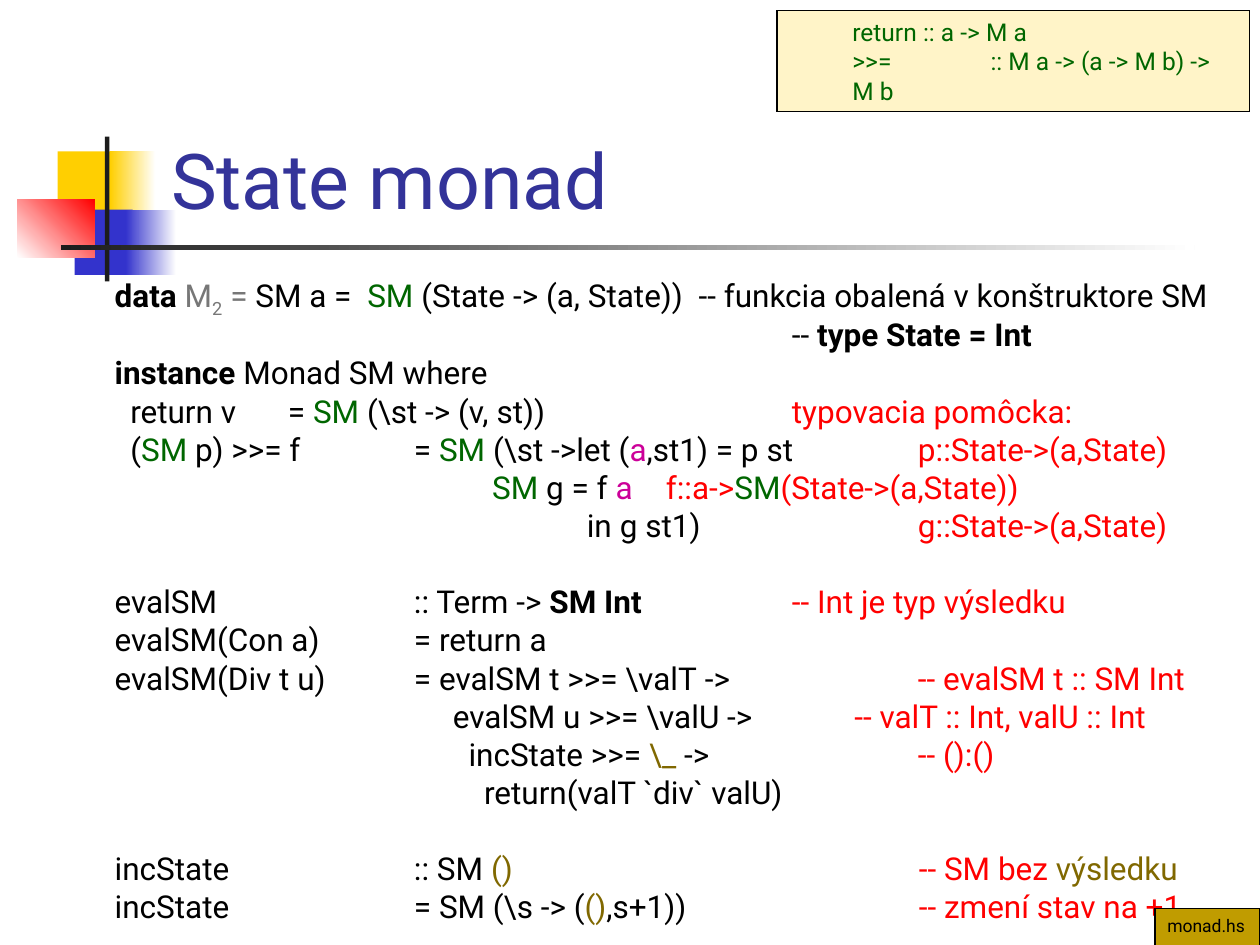
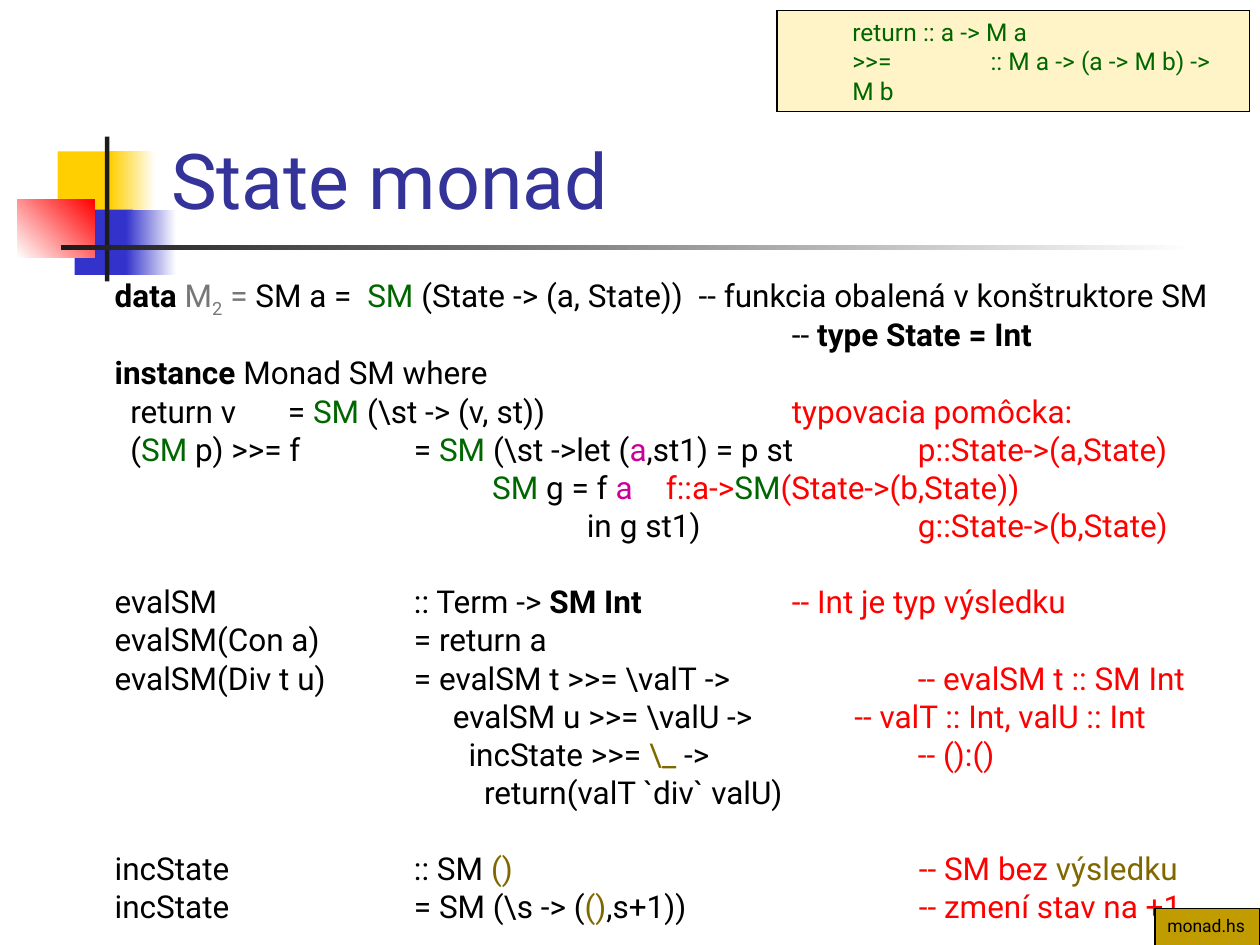
Before and after one commit to Funkcionalne/Prednasky, a slide deck: slide 11 of 12/12_fpro.ppt. Drawn at 1260x945 pixels with LibreOffice and Linux fonts; fonts in the diff are those of the drawing. Boxes give left, top, right and bottom in pixels: in the first picture for what was removed or moved away, otherwise in the second. Text is boxed around its words. In the diff, an @@ line names an element or a change of style, - is before the commit and + after.

```diff
--- a/12/12_fpro.ppt
+++ b/12/12_fpro.ppt
@@ text at [492, 474, 1168, 544]: text changed @@
-SM g = f a f::a->SM(State->(a,State))
-in g st1) g::State->(a,State)
+SM g = f a f::a->SM(State->(b,State))
+in g st1) g::State->(b,State)
```
Also in this commit, not shown: 1 other file.
